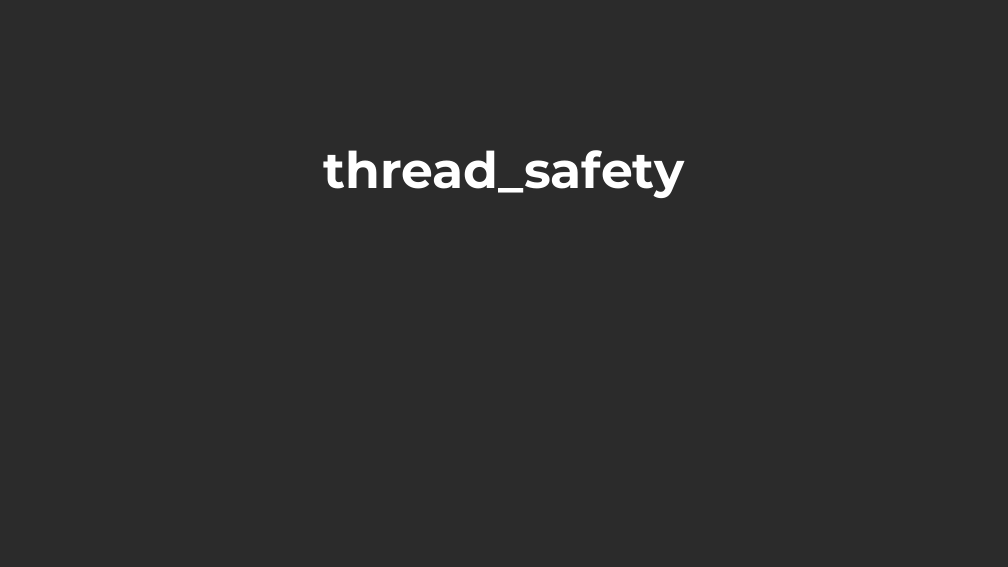
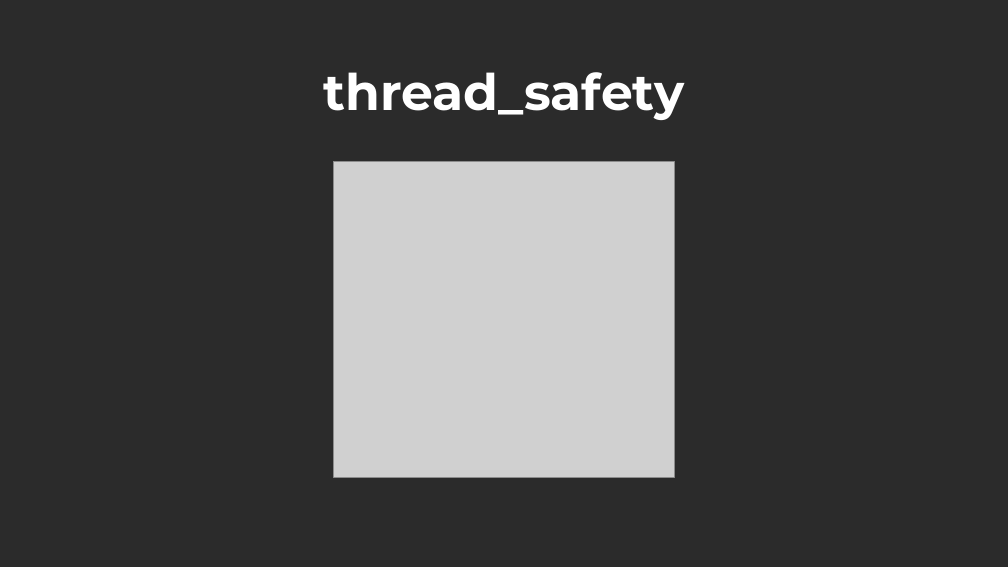
Before and after one commit to StJayy/RTESproject, a slide deck: slide 14 of presentation.pptx (slide 13 before the commit). Drawn at 1008x567 pixels with LibreOffice and Linux fonts; fonts in the diff are those of the drawing; grey boxes stand for pictures; background and template pictures are left out; a plain dark background stands for a picture behind light text. Boxes give left, top, right and bottom in pixels: in the first picture for what was removed or moved away, otherwise in the second. Text is boxed around its words. In the diff, an @@ line names an element or a change of style, - is before the commit and + after.

```diff
--- a/presentation.pptx
+++ b/presentation.pptx
@@ title "thread_safety": place and size @@
-title "thread_safety" at bbox=[323, 150, 684, 198]
+title "thread_safety" at bbox=[323, 72, 684, 120]
@@ picture added at bbox=[334, 162, 675, 478] @@
```
Also in this commit, not shown: 8 other slides changed, 4 slides added, 3 slides removed, 58 other files.
